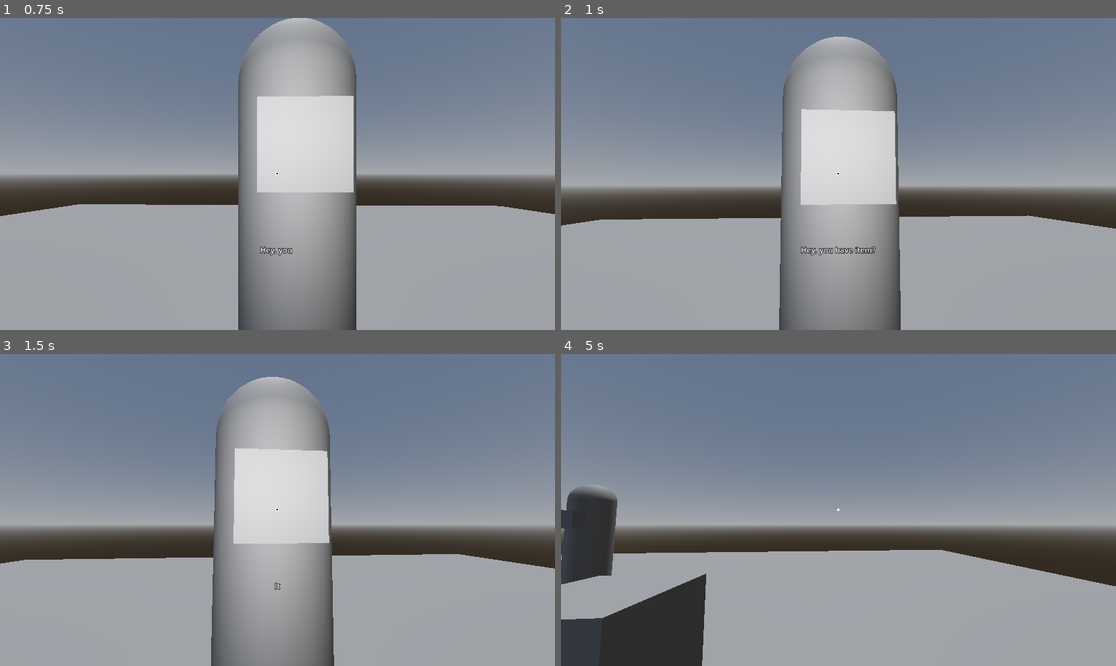
Above: before the commit, frames 1-4 (two rows, left to right).
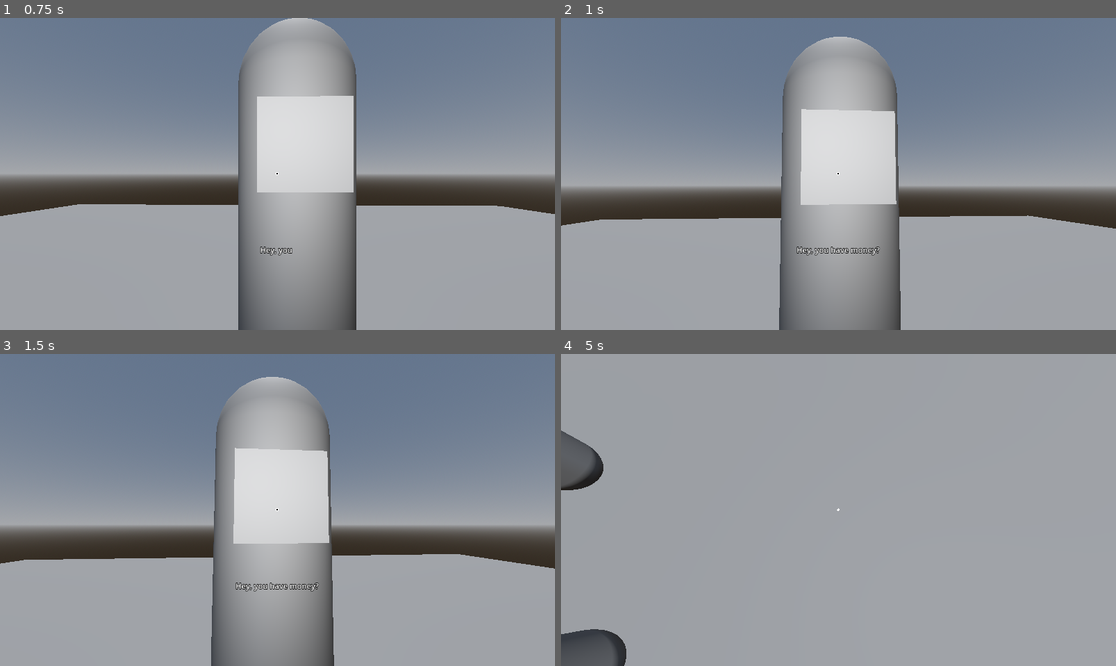
Above: after the commit, the same moments.

Repository: derpen/Godot-Dialogue-System
Game: Godot game, scene res://scene/main.tscn
The game is run twice, just before and just after one commit, with the same random seed, the same clock (stepped at 60 frames per second) and the same inputs.
Inputs (mouse positions are in pixels of both pictures, inside the frame that each line leads up to):
- Up to frame 1 (0.75 s): tap Enter at 0.5 s; move the mouse to (271, 180) at 0.52 s; hold W (move_forward) from 0.53 s (still down); click (271, 180) at 0.6 s
- Up to frame 2 (1 s): keep holding W (move_forward)
- Up to frame 3 (1.5 s): keep holding W (move_forward); move the mouse to (316, 513) at 1.27 s; click (316, 513) at 1.35 s
- Up to frame 4 (5 s): move the mouse to (794, 506) at 2.02 s; tap Q at 2.1, 4.35 s; click (794, 506) at 2.3 s; move the mouse to (866, 510) at 2.77 s; release W (move_forward) at 2.78 s; hold A (move_left) 2.78-3.53 s; click (866, 510) at 2.85 s; tap Space at 3.5 s; move the mouse to (755, 432) at 3.52 s; hold S (move_backward) 3.53-4.28 s; click (755, 432) at 3.6 s; move the mouse to (960, 494) at 4.27 s; hold D (move_right) from 4.28 s (still down); click (960, 494) at 4.55 s

Frame 1 is identical in both runs. In frame 2, 0.2% of the frame differs, in the area x 42-58%, y 73-77%; in frame 3, 0.2%; in frame 4, 59%, in the area x 0-100%, y 0-100%.

Commit message:
Fixing some custom script behaviour and (hopefully) final cleanup

Diff:
--- a/interactable/interactable.gd
+++ b/interactable/interactable.gd
@@ -44,13 +44,6 @@
 			child._start_action()
 
 
-## TODO
-## Cleaning up
-## Probably will use signal
-func _done_interacting() -> void:
-	is_being_interacted = false
-
-
 func _get_configuration_warnings() -> PackedStringArray:
 	var warnings : PackedStringArray = []
 	var found_action : bool = false
--- a/interactable/interactable_action.gd
+++ b/interactable/interactable_action.gd
@@ -23,7 +23,6 @@
 ## key would be choices, value would be the next Action to call
 ## key would be shown as label for Choice Buttons in player.tscn
 var choices : Dictionary[String, NodePath]
-# var has_chosen : bool = false
 
 ## Item related
 ## Will always perform check before perform giving
@@ -42,20 +41,17 @@
 var item_next_node_success : NodePath ## If item check succeded
 var has_given_item : bool = false ## If item given already, will just skip this node
 
+var custom_action : GDScript
+
 ## Can be empty
 var next_action : NodePath:
 	set(new_node):
 		next_action = new_node
 		update_configuration_warnings()
 
-
-var custom_action : GDScript
-
 var has_been_visited : bool = false
-
+var reset_node : bool = false
 var player_character : PlayerController
-
-var reset_node : bool = false
 
 ## This is where we would handle the shenanigans
 func _start_action() -> void:
@@ -139,29 +135,12 @@
 	reset_node = false
 
 
-# func _clear_interact_tree() -> void:
-# 	has_been_visited = false
-# 	_start_next_action()
-
-
 func _action_handle_dialogue() -> void:
 	player_character.dialogue_handler._dialogue_play(dialogues)
 
 
 func _action_handle_choice() -> void:
 	player_character.dialogue_handler._choices_show(choices)
-
-	# if !has_chosen:
-	# 	## Send choices data to handler
-	# 	has_chosen = true
-	# 	player_character.dialogue_handler._choices_show(choices)
-
-	# else:
-	# 	## Else, just go straight to next_action
-	# 	## I think this is not needed?
-	# 	## Since if node has been visited,
-	# 	## this function will never be called anyway
-	# 	_start_next_action()
 
 
 func _action_handle_choice_picked(which_choice : NodePath) -> void:
@@ -204,7 +183,11 @@
 		## then remove it after it's done
 		add_child(new_action)
 		await new_action._run_custom_action()
-		remove_child(get_child(0))
+		var childrens = get_children()
+		for child in childrens:
+			if child is InteractableCustomAction:
+				remove_child(child)
+				break
 
 		_start_next_action()
 
@@ -230,14 +213,6 @@
 				"usage": PROPERTY_USAGE_EDITOR | PROPERTY_USAGE_STORAGE | PROPERTY_USAGE_SCRIPT_VARIABLE
 			})
 
-			# ret.append({
-			# 	"name": &"next_action",
-			# 	"type": TYPE_NODE_PATH,
-			# 	"hint" : PROPERTY_HINT_NODE_TYPE,
-			# 	"hint_string" : "NodePath",
-			# 	"usage": PROPERTY_USAGE_EDITOR | PROPERTY_USAGE_STORAGE | PROPERTY_USAGE_SCRIPT_VARIABLE
-			# })
-
 		if action_type == ACTION_TYPE.CHOICE:
 			ret.append({
 				"name": &"choices",
@@ -246,14 +221,6 @@
 				"hint_string" : "%d:;%d/%d:InteractableAction" % [TYPE_STRING, TYPE_NODE_PATH, PROPERTY_HINT_NODE_TYPE],
 				"usage": PROPERTY_USAGE_EDITOR | PROPERTY_USAGE_STORAGE | PROPERTY_USAGE_SCRIPT_VARIABLE
 			})
-
-			# ret.append({
-			# 	"name": &"choices",
-			# 	"type": TYPE_DICTIONARY,
-			# 	# "hint": PROPERTY_HINT_DICTIONARY_TYPE,
-			# 	"hint_string" : "%d:;%d/%d:NodePath" % [TYPE_STRING, TYPE_NODE_PATH, PROPERTY_HINT_NODE_TYPE],
-			# 	"usage": PROPERTY_USAGE_EDITOR | PROPERTY_USAGE_STORAGE | PROPERTY_USAGE_SCRIPT_VARIABLE
-			# })
 
 		if action_type == ACTION_TYPE.ITEM:
 			ret.append({
@@ -301,7 +268,6 @@
 				"usage": PROPERTY_USAGE_EDITOR | PROPERTY_USAGE_STORAGE | PROPERTY_USAGE_SCRIPT_VARIABLE
 			})
 
-
 		return ret
 
 
--- a/interactable/npc_test_item_giver.tscn
+++ b/interactable/npc_test_item_giver.tscn
@@ -20,15 +20,20 @@
 focus_target = NodePath("../CollisionShape3D/head/FocusTarget")
 
 [node name="FirstDialogue" parent="Interactable" instance=ExtResource("2_d018b")]
-dialogues = Array[String](["Hello", "Do you want this item?"])
+dialogues = Array[String](["Hello", "Do you want some money?"])
 next_action = NodePath("ChoiceOfferingItem")
 
 [node name="ChoiceOfferingItem" parent="Interactable/FirstDialogue" instance=ExtResource("2_d018b")]
 action_type = 1
 choices = Dictionary[String, NodePath]({
 "Accept": NodePath("GivingItem"),
-"Refuse": NodePath("..")
+"Refuse": NodePath("RefusingItem")
 })
+
+[node name="RefusingItem" parent="Interactable/FirstDialogue/ChoiceOfferingItem" instance=ExtResource("2_d018b")]
+dialogues = Array[String](["Aww, okay then", "Come back to me
+if you want it again"])
+next_action = NodePath("../..")
 
 [node name="GivingItem" parent="Interactable/FirstDialogue/ChoiceOfferingItem" instance=ExtResource("2_d018b")]
 action_type = 2
--- a/interactable/npc_test_item_receiver.tscn
+++ b/interactable/npc_test_item_receiver.tscn
@@ -20,7 +20,7 @@
 focus_target = NodePath("../CollisionShape3D/head/FocusTarget")
 
 [node name="FirstDialogue" parent="Interactable" instance=ExtResource("2_x4tgo")]
-dialogues = Array[String](["Hey, you have item?"])
+dialogues = Array[String](["Hey, you have money?"])
 next_action = NodePath("CheckMoney")
 
 [node name="CheckMoney" parent="Interactable/FirstDialogue" instance=ExtResource("2_x4tgo")]
--- a/interactable/npc_test_kidnapper.tscn
+++ b/interactable/npc_test_kidnapper.tscn
@@ -33,16 +33,22 @@
 })
 
 [node name="ChoiceAcceptDialogue" parent="Interactable/FirstDialogue/ChoiceComeWithHim" instance=ExtResource("2_umpva")]
-dialogues = Array[String](["Heheh...", "Come with me", "(He then make a
+dialogues = Array[String](["Heheh...", "I'm kidding. I don't
+have any candy", "(He then make a
 creepy smile)"])
 next_action = NodePath("GameOverAction")
 
 [node name="GameOverAction" parent="Interactable/FirstDialogue/ChoiceComeWithHim/ChoiceAcceptDialogue" instance=ExtResource("2_umpva")]
 action_type = 3
 custom_action = ExtResource("3_umpva")
+next_action = NodePath("FinalDialogue")
+
+[node name="FinalDialogue" parent="Interactable/FirstDialogue/ChoiceComeWithHim/ChoiceAcceptDialogue/GameOverAction" instance=ExtResource("2_umpva")]
+dialogues = Array[String](["(This guy creeps me out)"])
 
 [node name="ChoiceRun" parent="Interactable/FirstDialogue/ChoiceComeWithHim" instance=ExtResource("2_umpva")]
-dialogues = Array[String](["Tch.", "Kids these days are smart"])
+dialogues = Array[String](["Good", "Kids these days are smart", "Don't just take things
+from strangers"])
 
 [node name="CollisionShape3D" type="CollisionShape3D" parent="."]
 transform = Transform3D(1, 0, 0, 0, 1, 0, 0, 0, 1, 0, 1, 0)
--- a/interactable/npc_test_kidnapper_gameover.gd
+++ b/interactable/npc_test_kidnapper_gameover.gd
@@ -2,6 +2,4 @@
 
 ## Overloading from base class
 func _run_custom_action() -> void:
-	print("Custom action has been ran")
-	await get_tree().create_timer(1.0).timeout
 	print("This is where a game over screen would be put if I'm not lazy")
--- a/player/Player.tscn
+++ b/player/Player.tscn
@@ -120,8 +120,6 @@
 grow_horizontal = 2
 grow_vertical = 2
 script = ExtResource("4_qt0wr")
-character_cooldown = 0.0
-sentence_cooldown = 0.2
 dialogue_label = NodePath("VBoxContainer/RichTextLabel")
 choice_container = NodePath("VBoxContainer/ChoiceContainer")
 button_container = NodePath("VBoxContainer/ChoiceContainer/CenterContainer/HBoxContainer")
--- a/player/dialogue_handler.gd
+++ b/player/dialogue_handler.gd
@@ -10,7 +10,6 @@
 @export var player_character : PlayerController
 
 var current_interact_node : InteractableAction
-
 
 func _dialogue_play(dialogues: Array[String]) -> void:
 	for sentence in dialogues:
@@ -52,7 +51,6 @@
 		choices_button.append(new_button)
 
 
-
 func _choices_pick(which_choice: NodePath) -> void:
 	player_character._change_mouse_mode(Input.MOUSE_MODE_CAPTURED)
 	current_interact_node._action_handle_choice_picked(which_choice)
--- a/player/interact_handler.gd
+++ b/player/interact_handler.gd
@@ -5,9 +5,6 @@
 @export var crosshair_reticle : TextureRect
 @export var crosshair_box : TextureRect
 @export var dialogue_handler : DialogueHandler
-
-#func _ready() -> void:
-	#GlobalScripts.dialogue_ended.connect(_interaction_end)
 
 
 func _input(_event: InputEvent) -> void:
